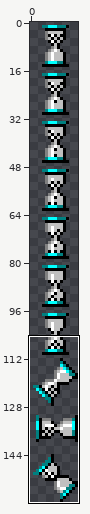
Sprite sheet, stored at Icons/Chicago95-tux/animations/16/spinner.png. Above, an overview of the earlier version with the close-up marked.
Close-up. Earlier state:
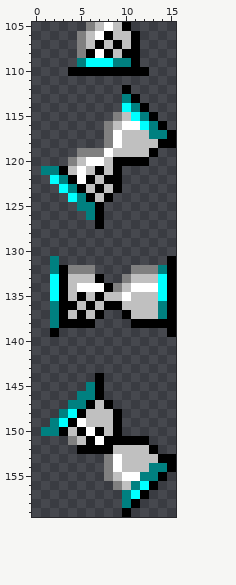
The file is 16x160 pixels. Shown: x 0..15, y 105..159.
The same view after the edit:
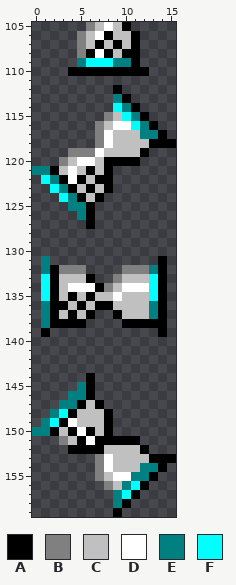
Palette (. is transparent): A #000000  B #808080  C #c0c0c0  D #ffffff  E #008080  F #00ffff
Author's note on the commit: Oops, forgot some spinner / process-working animations
Changes in this commit:
Changed rows in their new state; - is an unchanged pixel.
first column x 0:
112 ---------A.-----
113 ---------EA.----
114 ---------FEA.---
115 --------BCFEA.--
116 -------BCD-FEA.-
117 -------BDC--E-A.
118 -------BDC---A--
119 ----B--DC---A.--
120 ---BCD-CA---.---
121 E-ACDCACA.------
122 -FEADACA-.------
123 --FEACACA.------
124 ---FEACA.-------
125 ----E-A.--------
126 -----EA.--------
127 ------A.--------
first column x 1:
131 E.-----------A.
132 EAB--.---B--EA.
133 FAC--A.-BC--FA.
134 FACD--ABCD--FA.
135 FACACAC-DC--FA.
136 EA-CACA-C---EA.
137 EACACA.-AC--EA.
138 EA---.---A----.
139 A.-----------A.
first column x 0:
144 ------A.--------
145 -----EA.--------
146 ----E-A.--------
147 ---E-ACA.-------
148 --EFAC--A.------
149 -EFADC--A.------
150 E-ACADACA.------
151 ---BCADA----.---
152 ----A---C---A.--
153 -------BDC---A--
154 -------BDC--E-A.
155 -------BCD-E-A.-
156 --------BCEFA.--
157 ---------EFA.---
158 ---------EA.----
159 ---------A.-----
